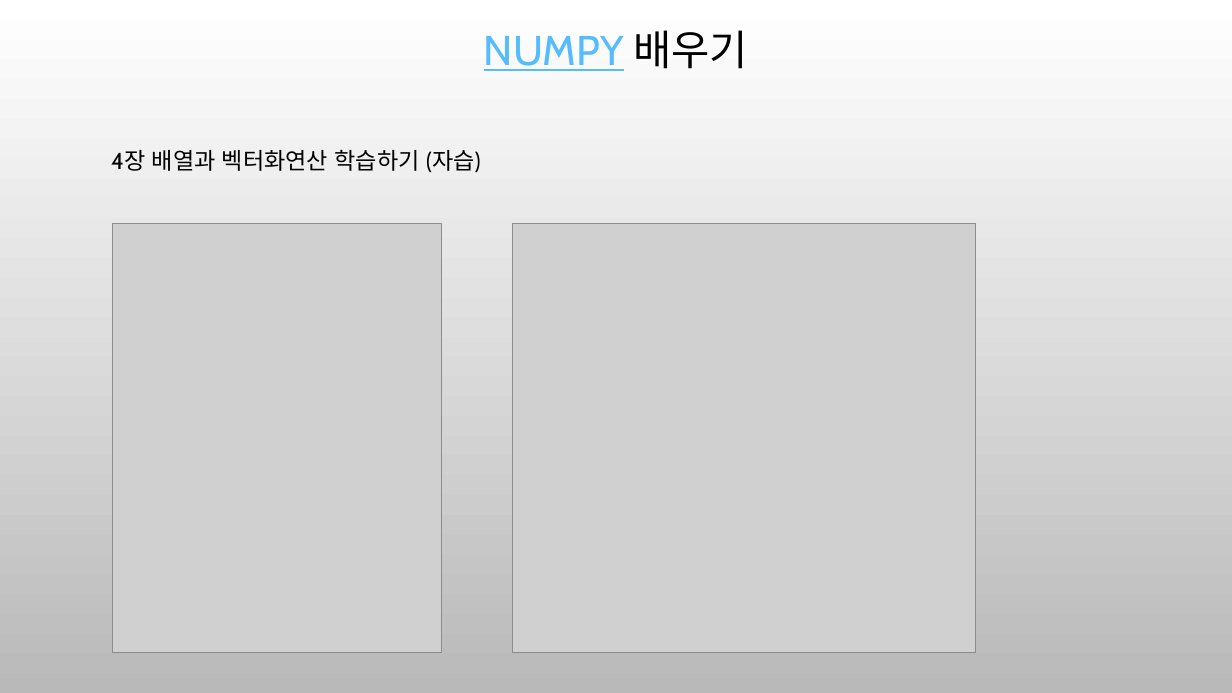
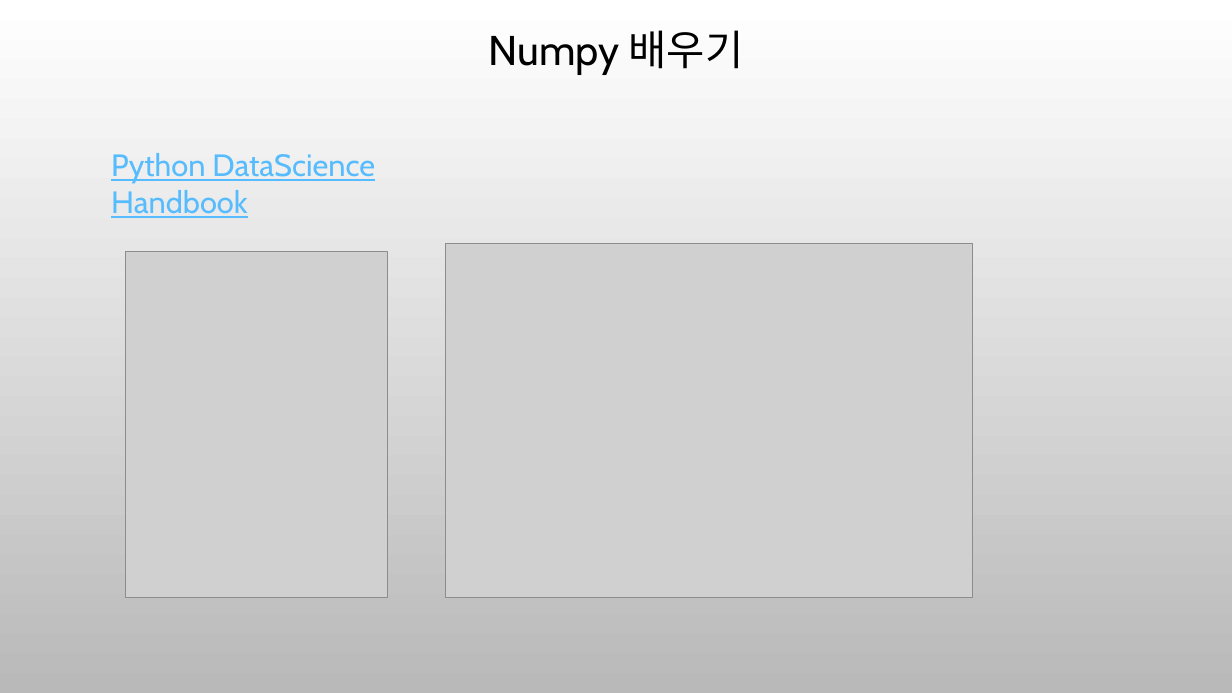
Before and after one commit to ancestor9/mathematics-for-machine-learning, a slide deck: slide 9 of 6_Matrix_vectors.pptx. Drawn at 1232x693 pixels with LibreOffice and Linux fonts; fonts in the diff are those of the drawing; grey boxes stand for pictures; background and template pictures are left out. Boxes give left, top, right and bottom in pixels: in the first picture for what was removed or moved away, otherwise in the second. Text is boxed around its words. In the diff, an @@ line names an element or a change of style, - is before the commit and + after.

```diff
--- a/6_Matrix_vectors.pptx
+++ b/6_Matrix_vectors.pptx
@@ title at (489, 30, 744, 75): text changed; text colour #56BCFE to #000000 @@
-NUMPY 배우기
+Numpy 배우기
@@ text at (111, 153, 375, 218): text changed; size 18 to 24 pt; text colour #000000 to #56BCFE @@
-4장 배열과 벡터화연산 학습하기 (자습)
+Python DataScience Handbook
@@ picture: place and size @@
-picture at (113, 224, 442, 653)
+picture at (126, 251, 388, 597)
@@ picture: place and size @@
-picture at (513, 224, 976, 653)
+picture at (445, 243, 972, 598)
```
Also in this commit, not shown: 3 other slides changed.
